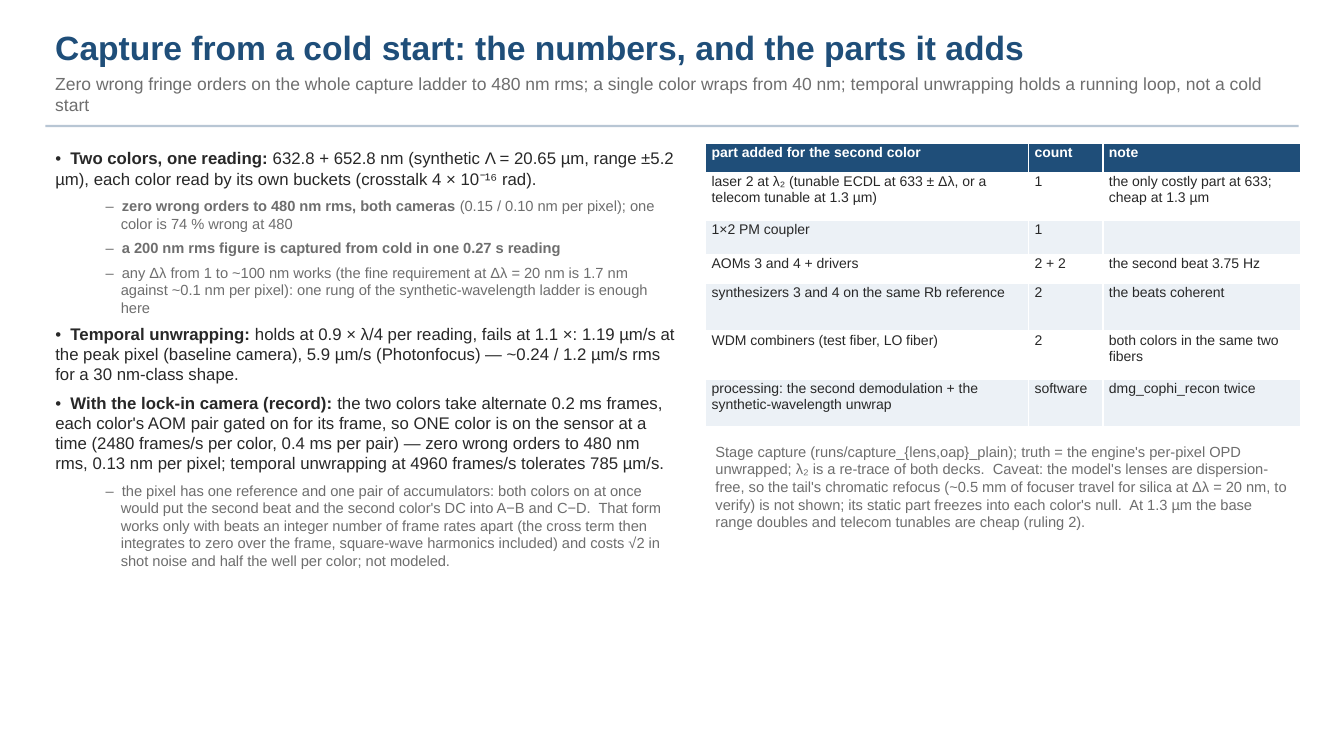
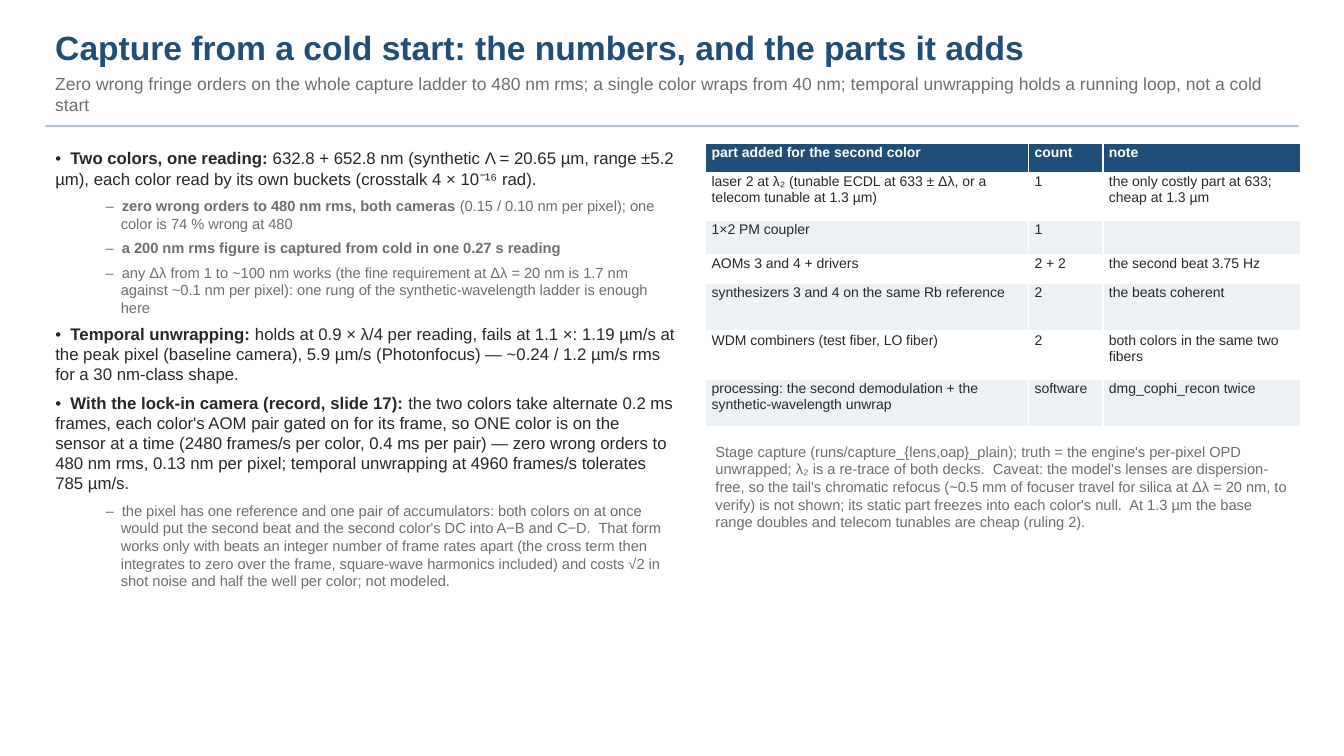
Before and after one commit to nasa-jpl/macos, a slide deck: slide 18 of demo_session/deck_cophi.pptx. Drawn at 1344x756 pixels with LibreOffice and Linux fonts; fonts in the diff are those of the drawing. Boxes give left, top, right and bottom in pixels: in the first picture for what was removed or moved away, otherwise in the second. Text is boxed around its words. In the diff, an @@ line names an element or a change of style, - is before the commit and + after.

```diff
--- a/demo_session/deck_cophi.pptx
+++ b/demo_session/deck_cophi.pptx
@@ text at (55,397,672,493): text changed @@
-• With the lock-in camera (record): the two colors take alternate 0.2 ms frames, each color's AOM pair gated on for its frame, so ONE color is on the sensor at a time (2480 frames/s per color, 0.4 ms per pair) — zero wrong orders to 480 nm rms, 0.13 nm per pixel; temporal unwrapping at 4960 frames/s tolerates 785 µm/s.
+• With the lock-in camera (record, slide 17): the two colors take alternate 0.2 ms frames, each color's AOM pair gated on for its frame, so ONE color is on the sensor at a time (2480 frames/s per color, 0.4 ms per pair) — zero wrong orders to 480 nm rms, 0.13 nm per pixel; temporal unwrapping at 4960 frames/s tolerates 785 µm/s.
```
Also in this commit, not shown: 5 other slides changed, 1 slide added, 13 other files.
